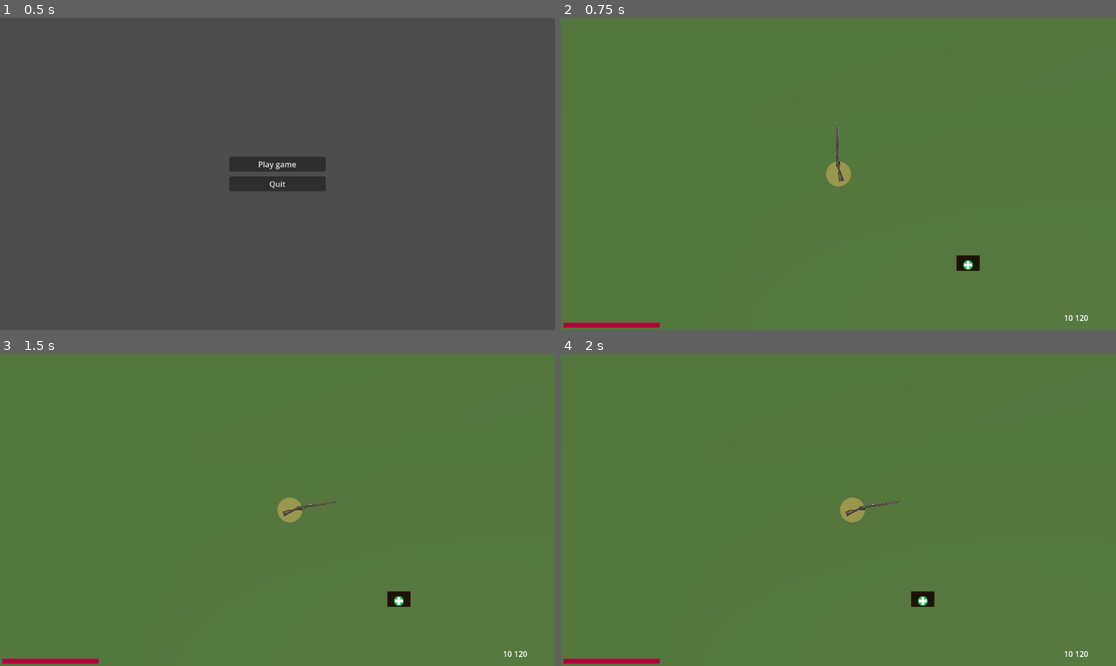
Above: before the commit, frames 1-4 (two rows, left to right).
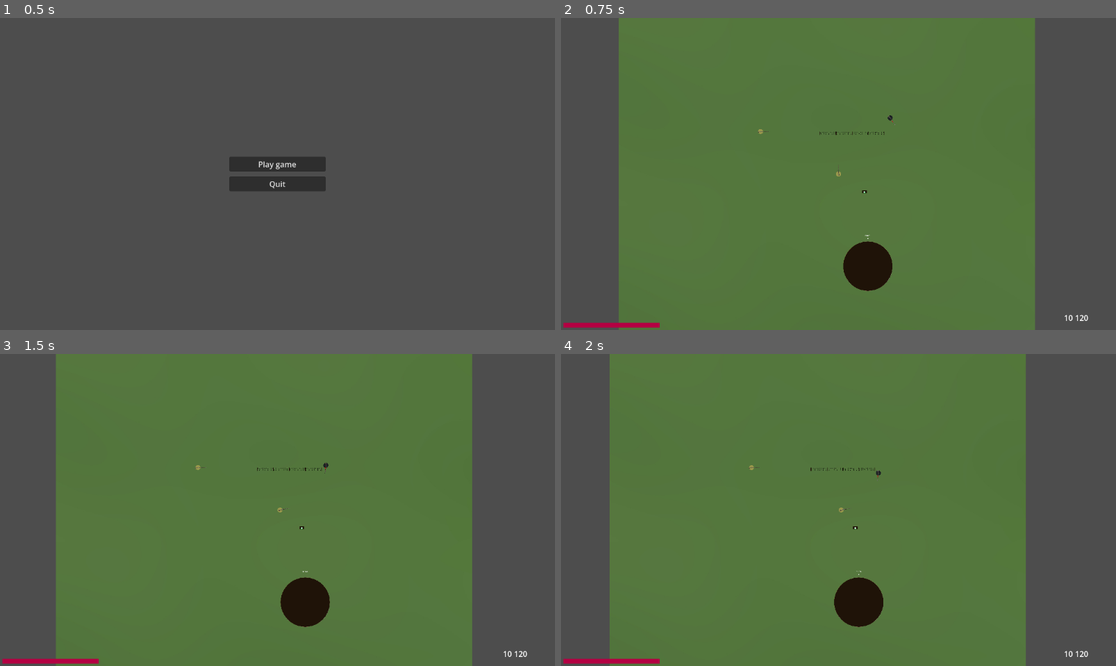
Above: after the commit, the same moments.

Repository: mcmacska/KoP
Game: Godot game, scene res://scenes/main_menu.tscn
Two runs of this game, one before a commit and one after it. Both use one fixed random seed, a clock stepped at 60 frames per second and the inputs below.
Inputs (mouse positions are in pixels of both pictures, inside the frame that each line leads up to):
- Up to frame 1 (0.5 s): no input
- Up to frame 2 (0.75 s): click "Play game" at 0.5 s
- Up to frame 3 (1.5 s): tap Enter (ui_accept) at 1.25 s; move the mouse to (399, 494) at 1.27 s; hold Right (right) from 1.28 s (still down); tap Shift (run) at 1.35 s
- Up to frame 4 (2 s): keep holding Right (right); tap Enter (ui_accept) at 1.52 s

Frame 1 is identical in both runs. In frame 2, 26% of the frame differs, in the area x 0-100%, y 0-100%; in frame 3, 26%; in frame 4, 27%.

Commit message:
added markers

Diff:
--- a/scenes/characters/player.tscn
+++ b/scenes/characters/player.tscn
@@ -7,7 +7,7 @@
 [sub_resource type="CircleShape2D" id="CircleShape2D_u8vuu"]
 radius = 26.076809
 
-[node name="Player" type="CharacterBody2D" unique_id=64473195 groups=["friends"]]
+[node name="Player" type="CharacterBody2D" unique_id=64473195]
 collision_mask = 3
 script = ExtResource("1_g2els")
 
@@ -22,7 +22,8 @@
 [node name="Health" type="Node" parent="." unique_id=627811805]
 script = ExtResource("3_qhqgy")
 
-[node name="Camera" type="Camera2D" parent="." unique_id=1925125625]
+[node name="Camera" type="Camera2D" parent="." unique_id=1925125625 groups=["friends"]]
+zoom = Vector2(0.2, 0.2)
 position_smoothing_enabled = true
 
 [node name="WeaponHolder" type="Node2D" parent="." unique_id=2088523788]
--- a/scenes/main_game.tscn
+++ b/scenes/main_game.tscn
@@ -38,13 +38,10 @@
 [node name="Medkit" parent="." unique_id=535502156 instance=ExtResource("7_nqdth")]
 position = Vector2(390, 283)
 
-[node name="Enemy_2" parent="." unique_id=64473195 instance=ExtResource("6_5cypo")]
-position = Vector2(784.99994, -453.99997)
+[node name="Enemy_2" parent="." unique_id=64473195 node_paths=PackedStringArray("patrol_points") instance=ExtResource("6_5cypo")]
+position = Vector2(662, -510.99997)
 rotation = -0.00074833236
-
-[node name="Enemy_1" parent="." unique_id=1154462088 instance=ExtResource("6_5cypo")]
-position = Vector2(1215.9999, -399)
-rotation = -3.1419668
+patrol_points = [NodePath("../PatrolPoints/Marker2D_1"), NodePath("../PatrolPoints/Marker2D_2"), NodePath("../PatrolPoints/Marker2D_3")]
 
 [node name="Character" parent="." unique_id=825473280 instance=ExtResource("10_nqdth")]
 position = Vector2(-688, -343)
@@ -61,3 +58,20 @@
 
 [node name="PauseMenu" parent="." unique_id=106659632 instance=ExtResource("7_70vka")]
 visible = false
+
+[node name="PatrolPoints" type="Node" parent="." unique_id=1421993215]
+
+[node name="Marker2D_1" type="Marker2D" parent="PatrolPoints" unique_id=1117561564]
+position = Vector2(705.00006, -1087)
+rotation = -0.0007483324
+scale = Vector2(1.0000001, 1.0000001)
+
+[node name="Marker2D_2" type="Marker2D" parent="PatrolPoints" unique_id=1856203376]
+position = Vector2(452.99994, -862)
+rotation = -0.0007483324
+scale = Vector2(0.99999994, 0.99999994)
+
+[node name="Marker2D_3" type="Marker2D" parent="PatrolPoints" unique_id=348533653]
+position = Vector2(368, -1235.0001)
+rotation = -0.0007483324
+scale = Vector2(0.99999994, 0.99999994)
--- a/scripts/base.gd
+++ b/scripts/base.gd
@@ -6,8 +6,6 @@
 var capture_progress: float = 0.0
 var base_owner: String = "neutral"
 signal ownership_changed
-
-var bodies_inside := {}
 
 var own_counter: int = 0
 var enemy_counter: int = 0
@@ -81,25 +79,18 @@
 	if body.is_in_group(enemy_group):
 		enemy_counter += 1
 		# Connect to died signal (if it exists)
-		bodies_inside[body] = true
 		if body.has_signal("died"):
 			body.died.connect(_on_body_died.bind(body))
 		return
 	elif body.is_in_group(ally_group):
 		own_counter += 1
-		# Connect to died signal (if it exists)
-		bodies_inside[body] = true
+		# Connect to died signal (if it exists)s
 		if body.has_signal("died"):
 			body.died.connect(_on_body_died.bind(body))
 		return
 
 
 func _on_area_2d_body_exited(body: Node2D) -> void:
-	if not bodies_inside.has(body):
-		return
-
-	bodies_inside.erase(body)
-
 	if body.is_in_group(enemy_group):
 		enemy_counter -= 1
 		return
@@ -109,12 +100,6 @@
 
 
 func _on_body_died(body: Node2D) -> void:
-	print("bodies_inside: ", bodies_inside)
-	if !bodies_inside.has(body):
-		return
-
-	bodies_inside.erase(body)
-
 	if body.is_in_group(enemy_group):
 		enemy_counter -= 1
 		return
--- a/scripts/characters/enemy_1.gd
+++ b/scripts/characters/enemy_1.gd
@@ -18,10 +18,17 @@
 enum State {
 	PATROL,
 	CHASE,
-	ATTACK
+	ATTACK,
+	CAPTURE
 }
 
 var current_state = State.PATROL
+
+@export var patrol_points: Array[Node] = []
+var current_point_index := 0
+
+var bases: Array[Node] = []
+var base_target: Node
 
 var is_dead = false
 signal died()
@@ -41,6 +48,9 @@
 	health.died.connect(_on_died)
 	# set weapon user
 	weapon.wielder = self
+	# set capture points
+	bases = get_tree().get_nodes_in_group("capture_points")
+	print("bases: ", bases)
 
 
 func _process(delta):
@@ -58,13 +68,8 @@
 			chase(delta)
 		State.ATTACK:
 			attack(delta)
-	#var direction := Input.get_axis("ui_left", "ui_right")
-	#if direction:
-		#velocity.x = direction * SPEED
-	#else:
-		#velocity.x = move_toward(velocity.x, 0, SPEED)
-		#
-	#move_and_slide()
+		State.CAPTURE:
+			capture(delta)
 
 
 func _on_area_2d_body_entered(body: Node2D) -> void:
@@ -78,6 +83,7 @@
 		targets.erase(body)
 
 
+# WEAPON HANDLING
 func get_closest_target():
 	var closest: Node2D = null
 	var closest_distance = INF
@@ -115,17 +121,61 @@
 	draw_line(Vector2.ZERO, Vector2.RIGHT.rotated(rotation) * 50, Color.RED)
 
 
-# MOVEMENT
+# STATES
 func patrol(delta):
-	velocity = direction * speed
+	if patrol_points.is_empty():
+		return
+
+	var target = patrol_points[current_point_index]
+	var dir = (target.global_position - global_position)
+	var target_angle = dir.angle()
+	rotation = lerp_angle(rotation, target_angle, 5 * delta)
+
+	if dir.length() < 5:
+		current_point_index = (current_point_index + 1) % patrol_points.size()
+		return
+
+	velocity = dir.normalized() * speed
 	move_and_slide()
-	distance_moved += 1
-
-	if is_on_wall() || distance_moved > max_distance:
-		# reset distance moved
-		distance_moved = 0
-		# turn
-		direction *= -1
+
+
+func get_closest_base() -> Node2D:
+	var closest = null
+	var min_dist = INF
+
+	for b in bases:
+		if not is_instance_valid(b):
+			continue
+
+		# optional: skip already owned bases
+		if b.base_owner == "enemies":
+			continue
+
+		var dist = global_position.distance_to(b.global_position)
+		if dist < min_dist:
+			min_dist = dist
+			closest = b
+
+	return closest
+
+
+func capture(delta):
+	var base = get_closest_base()
+	if not base:
+		return
+
+	var dir = base.global_position - global_position
+
+	# rotate like before
+	var target_angle = dir.angle()
+	rotation = lerp_angle(rotation, target_angle, 5 * delta)
+
+	if global_position.distance_to(base.global_position) < 20:
+		print("Im in position")
+		velocity = Vector2.ZERO
+	else:
+		velocity = dir.normalized() * speed
+		move_and_slide()
 
 
 func chase(delta):
@@ -146,6 +196,8 @@
 			current_state = State.ATTACK
 		else:
 			current_state = State.CHASE
+	elif get_closest_base():
+		current_state = State.CAPTURE
 	else:
 		# go back to patrolling
 		current_state = State.PATROL
--- a/scripts/main_game.gd
+++ b/scripts/main_game.gd
@@ -4,7 +4,6 @@
 @onready var ui = $CanvasLayer/Ui
 @onready var pause_menu = $PauseMenu
 @onready var death_screen = $DeathScreen
-@onready var weapon_holder = $Player/WeaponHolder
 
 var capture_points: Array = []
 
--- a/scripts/ui.gd
+++ b/scripts/ui.gd
@@ -7,12 +7,12 @@
 #func _ready() -> void:
 	#health_bar.add_theme_color_override("fg_color", Color(1, 0, 0))  # red
 
-func _on_health_changed(current, max):
-	health_bar.max_value = max
-	health_bar.value = current
-	print(current, max)
+func _on_health_changed(current_health, max_health):
+	health_bar.max_value = max_health
+	health_bar.value = current_health
+	print(current_health, max_health)
 
-func update_ammo(current, max):
-	print("ui update ammo: ", current, max)
+func update_ammo(current, max_ammo):
+	print("ui update ammo: ", current, max_ammo)
 	current_ammo.text = str(current)
-	full_ammo.text = str(max)
+	full_ammo.text = str(max_ammo)
--- a/scripts/weapons/base_weapon.gd
+++ b/scripts/weapons/base_weapon.gd
@@ -9,7 +9,7 @@
 var projectile_scene = preload("res://scenes/weapons/projectile.tscn")
 
 @export var fire_rate: float = 0.8
-@export var reload_speed: int = 2
+@export var reload_speed: float = 2.0
 
 @export var current_ammo: int = 10
 @export var clip_max_ammo: int = 10
